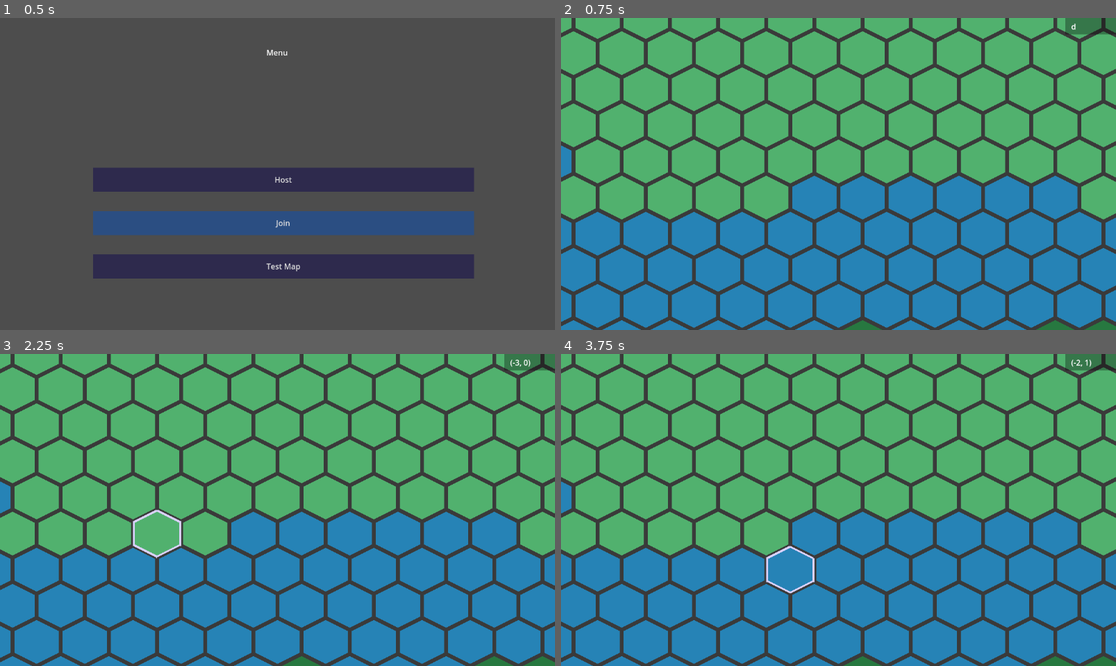
Above: before the commit, frames 1-4 (two rows, left to right).
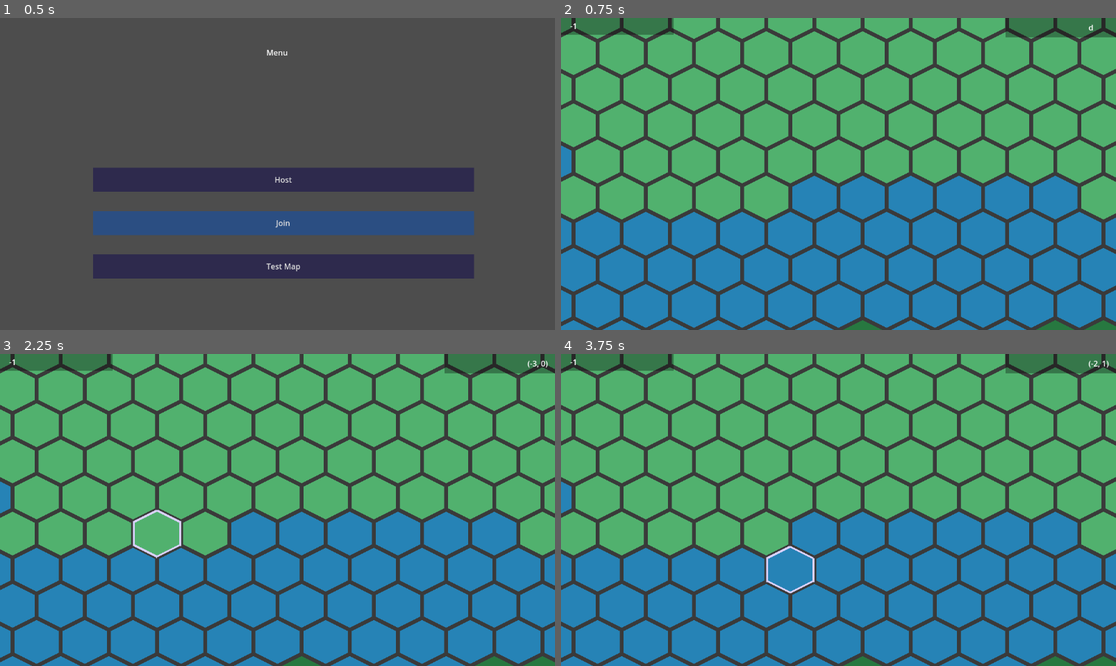
Above: after the commit, the same moments.

Repository: DragonCat4012/Shyv_Game
Game: Godot game, scene res://Scenes/menu.tscn
The game is run twice, just before and just after one commit, with the same random seed, the same clock (stepped at 60 frames per second) and the same inputs.
Inputs (mouse positions are in pixels of both pictures, inside the frame that each line leads up to):
- Up to frame 1 (0.5 s): no input
- Up to frame 2 (0.75 s): click "Test Map" at 0.5 s
- Up to frame 3 (2.25 s): tap Enter at 1.25 s; move the mouse to (399, 494) at 1.27 s; right-click (399, 494) at 1.35 s; tap Space at 2 s; move the mouse to (166, 525) at 2.02 s; click (166, 525) at 2.1 s
- Up to frame 4 (3.75 s): tap Enter at 2.75 s; move the mouse to (894, 441) at 2.77 s; right-click (894, 441) at 2.85 s; tap Space at 3.5 s; move the mouse to (810, 572) at 3.52 s; click (810, 572) at 3.6 s

Frame 1 is identical in both runs. In frame 2, 1.5% of the frame differs, in the area x 0-100%, y 0-7%; in frame 3, 1.6%; in frame 4, 1.5%.

Commit message:
Display Coordinates & PeerID on map

Diff:
--- a/GamManager.gd
+++ b/GamManager.gd
@@ -8,15 +8,19 @@
 var connected_peer_ids: Array[int] = []
 var ready_peer_ids: Array[int] = []
 var messages = {}
-var connected = false
 
 # Map
 var seed = 0
+
+# Peer managment
+var connected = false
+var ownID: int = -1
 
 func _on_host_pressed():
 	multiplayer_peer.create_server(Port)
 	multiplayer.multiplayer_peer = multiplayer_peer
 	print_signed("created host id: ", multiplayer.get_unique_id())
+	ownID = multiplayer.get_unique_id()
 
 	multiplayer_peer.peer_connected.connect(
 		func(new_peer_id):
@@ -36,12 +40,15 @@
 func _on_join_pressed():
 	multiplayer_peer.create_client(Adress, Port)
 	multiplayer.multiplayer_peer = multiplayer_peer
+	ownID = multiplayer.get_unique_id()
+
 	print_signed("join with: ", multiplayer.get_unique_id())
 	print_signed("already joined players: ", multiplayer.get_peers())
 	connected_peer_ids.assign(multiplayer.get_peers())
 	connected = true # TODO move into connect callback
 	multiplayer_peer.peer_disconnected.connect (
 		func(e):
+			ownID = -1
 			connected = false
 			print("welp disconnect")
 	)
@@ -59,6 +66,7 @@
 	connected = false
 	var id = multiplayer.get_unique_id()
 	multiplayer_peer.close()
+	reset_after_disconnect()
 	rpc("_on_peer_disconnect", id)
 
 func _diconnect_all_peers_from_host():
@@ -103,11 +111,6 @@
 func print_signed(arg, arg2 = "", arg3 = "", arg4 = ""):
 	print("[",multiplayer.get_unique_id(), "]: ", arg, arg2, arg3, arg4)
 
-# Testing idk
-@rpc("any_peer")# Any peer can call it,
-func my_func_any_peer():
-	var peer_id = multiplayer.get_remote_sender_id()
-	if peer_id == get_multiplayer_authority():
-		# The authority is not allowed to call this function.
-		return
-	print_signed("Fucntion called by a remote peer: ", multiplayer.get_remote_sender_id())
+func reset_after_disconnect():
+	connected_peer_ids = []
+	messages = {}
--- a/Scenes/Game/MapScene.gd
+++ b/Scenes/Game/MapScene.gd
@@ -1,6 +1,7 @@
 extends Node2D
 
-@onready var coordinate_tracker = $Camera2D/CoordinateTracker
+@onready var coordinate_tracker = $Control/CoordinateTracker
+@onready var peer_id = $Control/PeerID
 
 @onready var camera_2d = $Camera2D
 @onready var tile_map = $TileMap
@@ -22,6 +23,7 @@
 	noise = noise_height_texture.noise
 	noise.seed = GamManager.seed
 	_generate_world()
+	peer_id.text = str(GamManager.ownID)
 
 func _input(event):
 	if(Input.is_action_just_released("left_click")):
--- a/Scenes/Game/map.tscn
+++ b/Scenes/Game/map.tscn
@@ -29,17 +29,41 @@
 [node name="Camera2D" type="Camera2D" parent="."]
 script = ExtResource("3_nnm0c")
 
-[node name="ColorRect" type="ColorRect" parent="Camera2D"]
-offset_left = 587.0
-offset_top = -327.0
-offset_right = 627.0
-offset_bottom = -287.0
-scale = Vector2(-2.89988, 0.936075)
+[node name="Control" type="Control" parent="."]
+layout_mode = 3
+anchors_preset = 0
+offset_left = -575.0
+offset_top = -325.0
+offset_right = 578.0
+offset_bottom = -197.0
+
+[node name="ColorRect" type="ColorRect" parent="Control"]
+offset_left = 233.0
+offset_top = -4.0
+offset_right = 309.0
+offset_bottom = 36.0
+scale = Vector2(-3.096, 1)
 color = Color(0, 0, 0, 0.329412)
 
-[node name="CoordinateTracker" type="Label" parent="Camera2D"]
-offset_left = 483.0
-offset_top = -318.0
-offset_right = 523.0
-offset_bottom = -295.0
+[node name="ColorRect2" type="ColorRect" parent="Control"]
+offset_left = 1157.0
+offset_top = 1.0
+offset_right = 1233.0
+offset_bottom = 41.0
+scale = Vector2(-3.096, 1)
+color = Color(0, 0, 0, 0.329412)
+
+[node name="CoordinateTracker" type="Label" parent="Control"]
+offset_left = 1094.0
+offset_top = 9.0
+offset_right = 1134.0
+offset_bottom = 32.0
 text = "d"
+
+[node name="PeerID" type="Label" parent="Control"]
+layout_mode = 0
+offset_left = 18.0
+offset_top = 6.0
+offset_right = 217.0
+offset_bottom = 31.0
+text = "-1"
